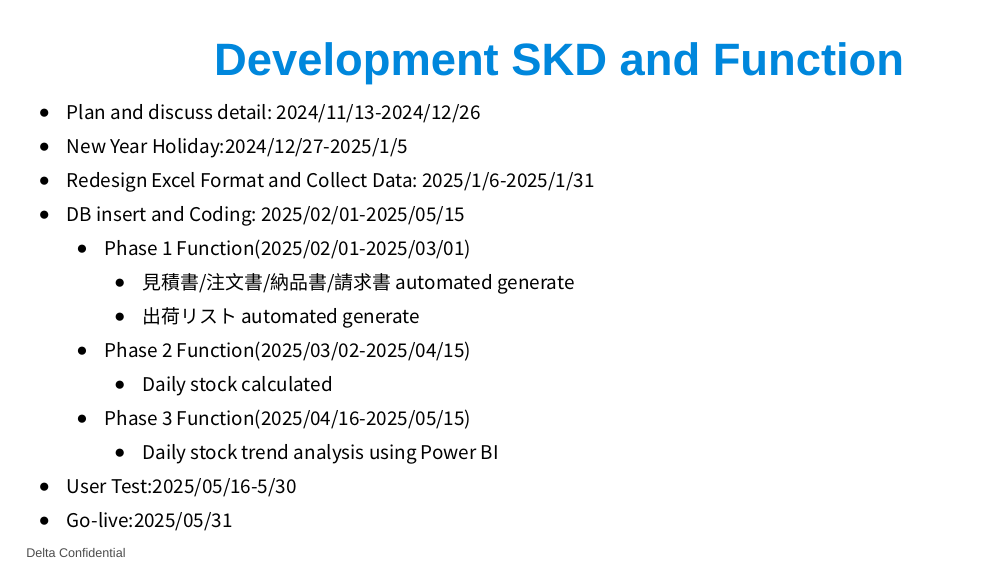
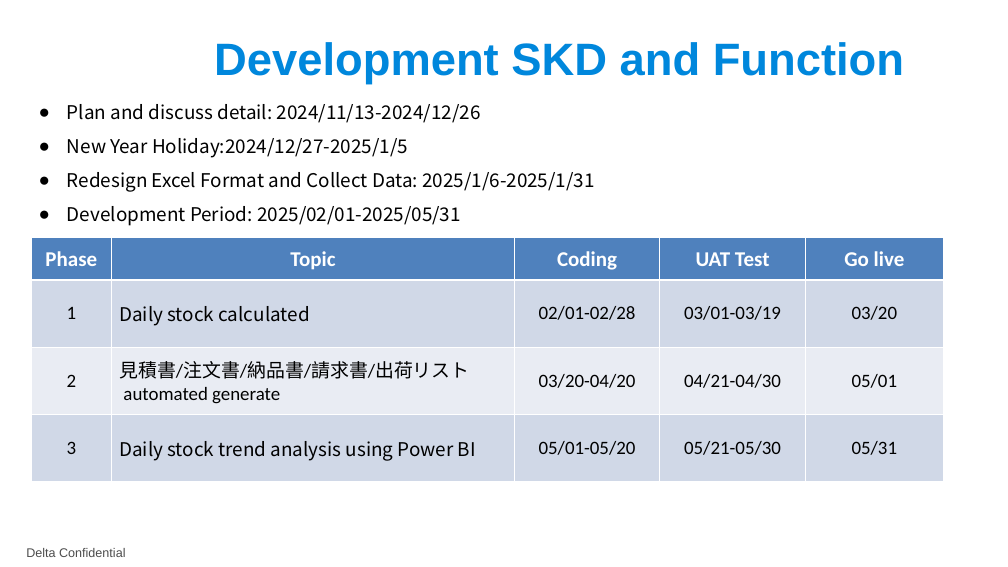
Before and after one commit to boris83418/DEJbackup, a slide deck: slide 3 of SoftbankExcel/SoftBank inventory management proposal.pptx. Drawn at 1008x567 pixels with LibreOffice and Linux fonts; fonts in the diff are those of the drawing; background and template pictures are left out. Boxes give left, top, right and bottom in pixels: in the first picture for what was removed or moved away, otherwise in the second. Text is boxed around its words. In the diff, an @@ line names an element or a change of style, - is before the commit and + after.

```diff
--- a/SoftbankExcel/SoftBank inventory management proposal.pptx
+++ b/SoftbankExcel/SoftBank inventory management proposal.pptx
@@ text at [67, 206, 461, 226]: text changed @@
-● DB insert and Coding: 2025/02/01-2025/05/15
-  ● Phase 1 Function(2025/02/01-2025/03/01)
-    ● 見積書/注文書/納品書/請求書 automated generate
-    ● 出荷リスト automated generate
-  ● Phase 2 Function(2025/03/02-2025/04/15)
-    ● Daily stock calculated
-  ● Phase 3 Function(2025/04/16-2025/05/15)
-    ● Daily stock trend analysis using Power BI
-● User Test:2025/05/16-5/30
-● Go-live:2025/05/31
+● Development Period: 2025/02/01-2025/05/31
@@ table added at [31, 238, 944, 482], 4 rows, 5 columns @@
+Phase | Topic | Coding | UAT Test | Go live
+1 | Daily stock calculated | 02/01-02/28 | 03/01-03/19 | 03/20
+2 | 見積書/注文書/納品書/請求書/出荷リスト / automated generate | 03/20-04/20 | 04/21-04/30 | 05/01
+3 | Daily stock trend analysis using Power BI | 05/01-05/20 | 05/21-05/30 | 05/31
```
Also in this commit, not shown: 19 other files.
